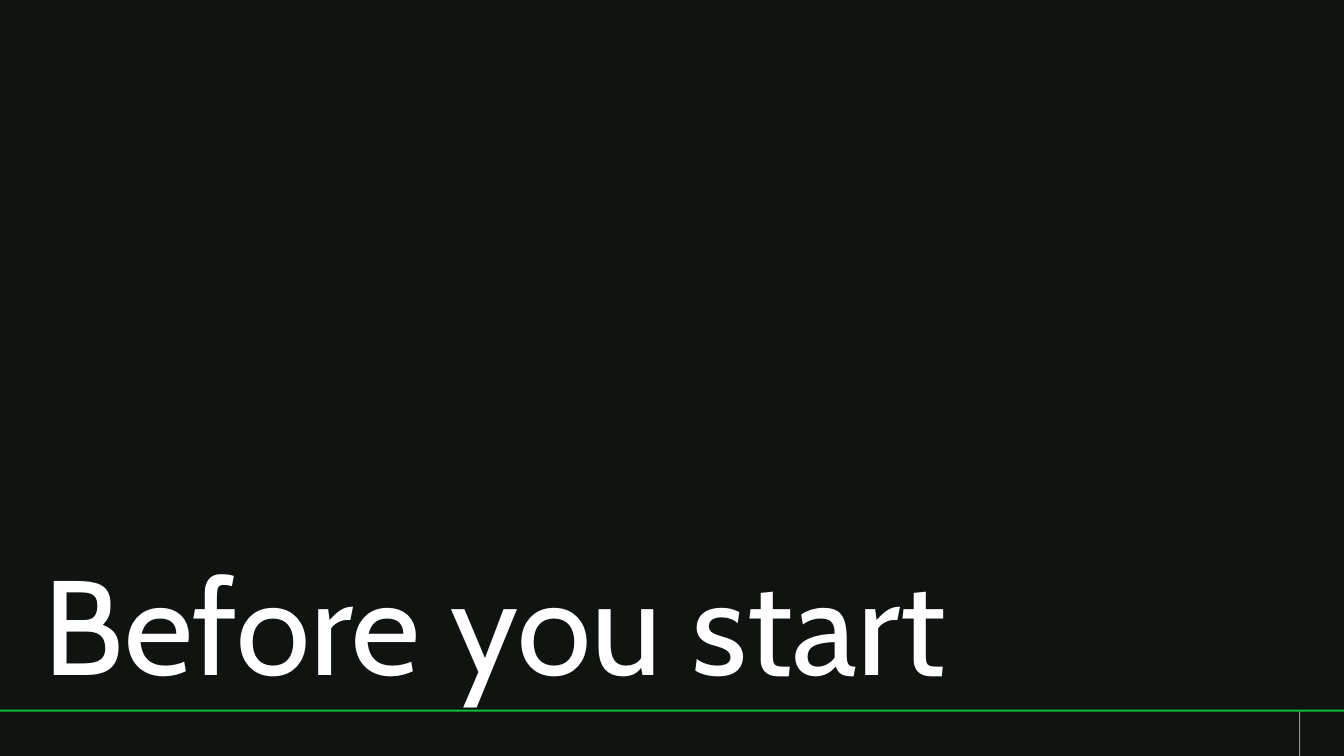
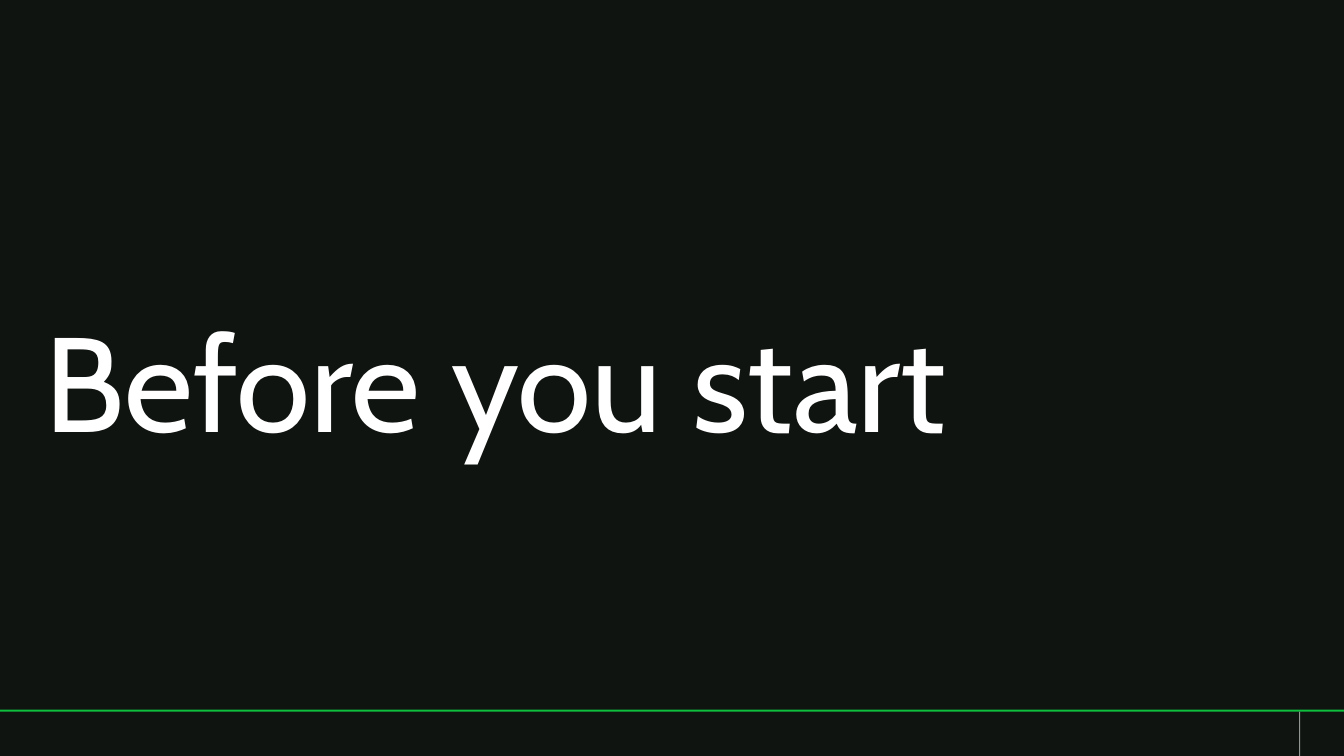
Before and after one commit to abhi-singhs/github-copilot-workshop, a slide deck: slide 4 of resources/github-copilot-workshop.pptx (slide 7 before the commit). Drawn at 1344x756 pixels with LibreOffice and Linux fonts; fonts in the diff are those of the drawing; background and template pictures are left out. Boxes give left, top, right and bottom in pixels: in the first picture for what was removed or moved away, otherwise in the second. Text is boxed around its words. In the diff, an @@ line names an element or a change of style, - is before the commit and + after.

```diff
--- a/resources/github-copilot-workshop.pptx
+++ b/resources/github-copilot-workshop.pptx
@@ title "Before you start": place and size @@
-title "Before you start" at [44, 574, 946, 704]
+title "Before you start" at [44, 331, 946, 461]
```
Also in this commit, not shown: 2 other slides changed, 6 slides removed.
